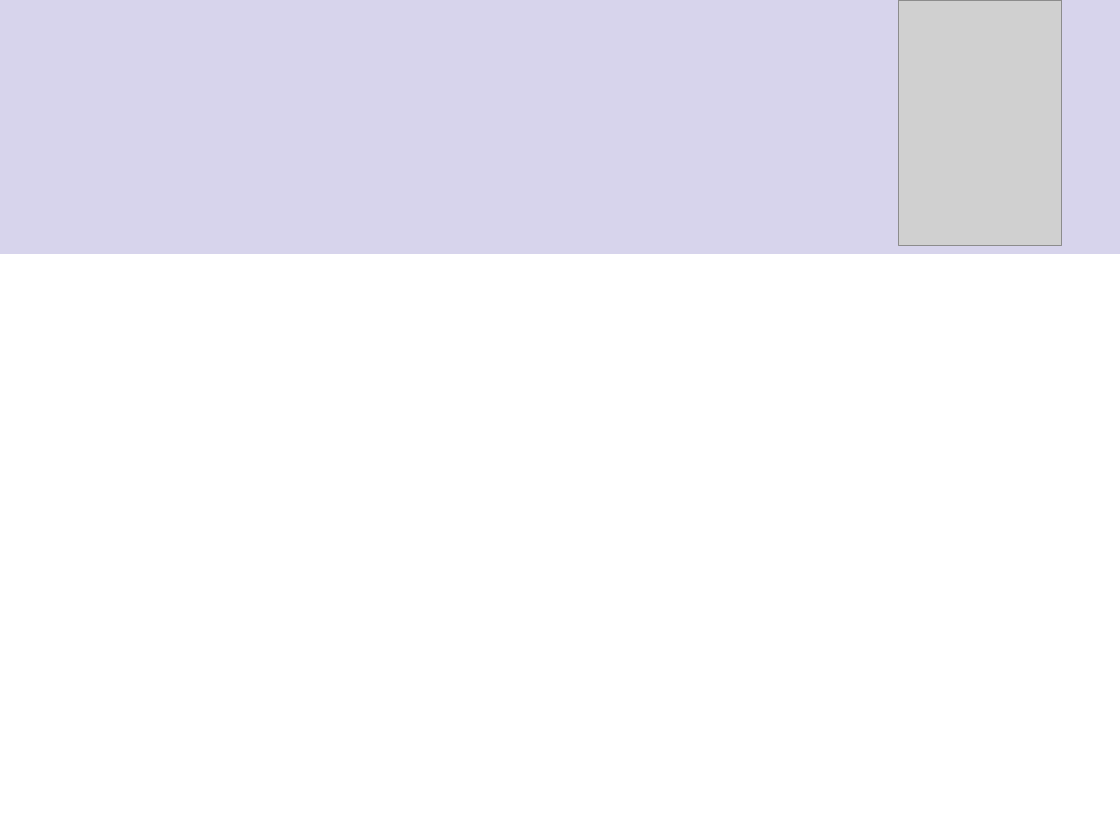
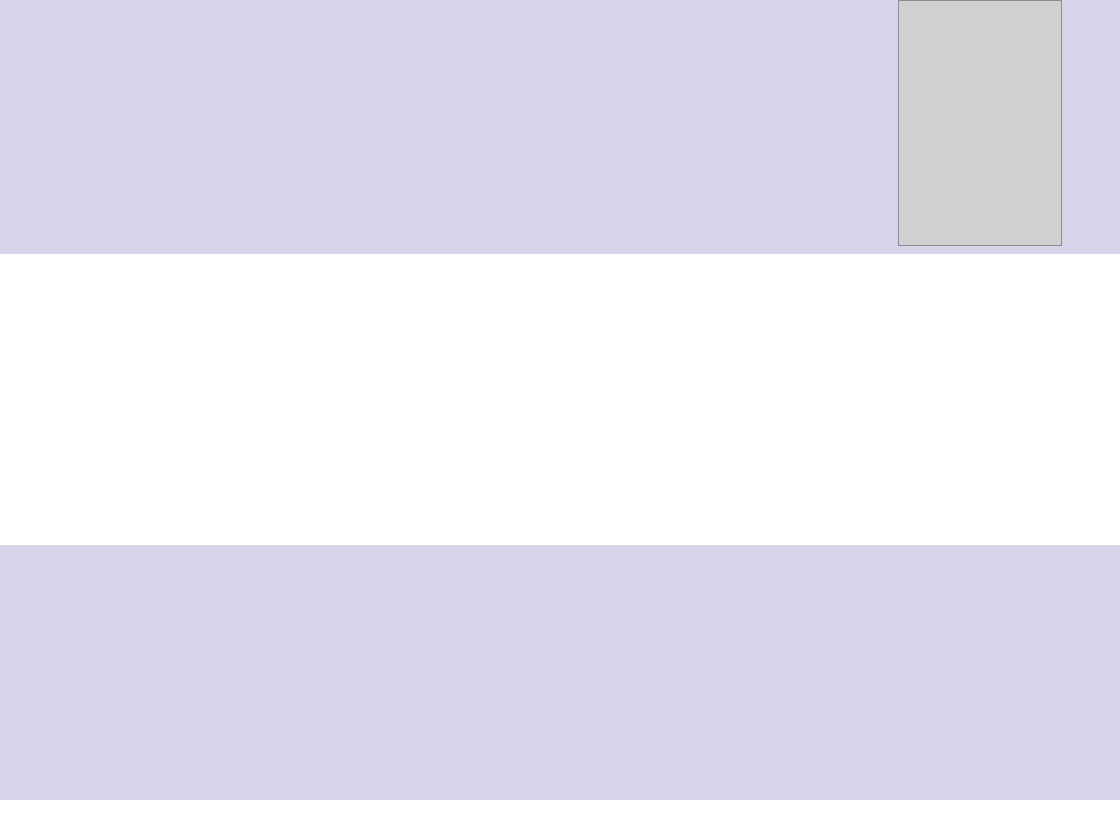
Before and after one commit to SoyOscarRH/OrganizeAnEvent, a slide deck: slide 1 of BackEnd/Server/ImagesPdf/ImagesEdition.pptx. Drawn at 1120x840 pixels with LibreOffice and Linux fonts; fonts in the diff are those of the drawing; grey boxes stand for pictures. Boxes give left, top, right and bottom in pixels: in the first picture for what was removed or moved away, otherwise in the second. Text is boxed around its words. In the diff, an @@ line names an element or a change of style, - is before the commit and + after.

```diff
--- a/BackEnd/Server/ImagesPdf/ImagesEdition.pptx
+++ b/BackEnd/Server/ImagesPdf/ImagesEdition.pptx
@@ rectangle added at box(0, 545, 1120, 799), fill #D7D4EC, outline #D7D4EC 1 pt @@
```
Also in this commit, not shown: 1 slide added, 5 other files.
